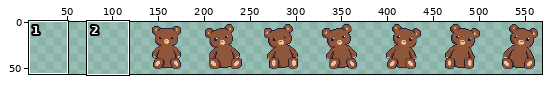
File history of a sprite sheet, aseprite_files/teddybear_boy.png. Above, an overview of the earlier version with the close-up marked.
Close-up. The starting point:
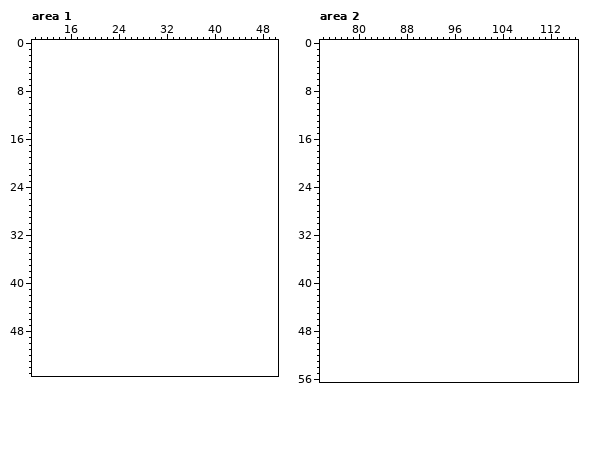
The file is 448x64 pixels. Shown: area 1: x 10..50, y 0..55; area 2: x 74..116, y 0..56. The old version is drawn lined up with the new one, on the new canvas. The wide view leaves out empty margins. The commit also changed other parts of the picture, which this record leaves out.
Now the later version:
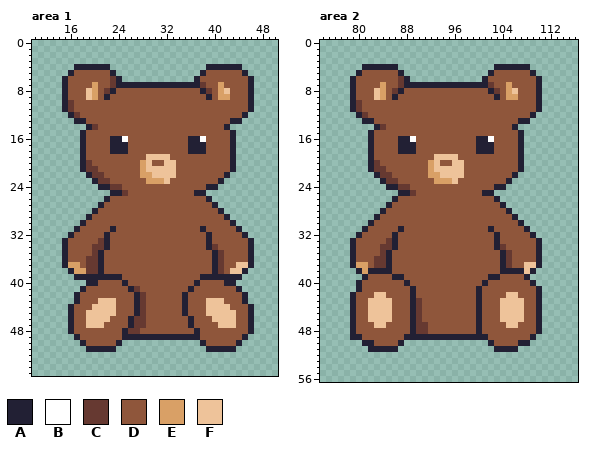
Palette (. is transparent): A #222034  B #ffffff  C #663931  D #8f563b  E #d9a066  F #eec39a
The edit:
canvas 448x64 -> 576x64, the old top-left corner now at 128,0
--- area 1
@@ x 10..50 @@
  3 .........................................
- 4 .........................................
- 5 .........................................
- 6 .........................................
- 7 .........................................
- 8 .........................................
- 9 .........................................
-10 .........................................
-11 .........................................
-12 .........................................
-13 .........................................
-14 .........................................
-15 .........................................
-16 .........................................
-17 .........................................
-18 .........................................
-19 .........................................
-20 .........................................
-21 .........................................
-22 .........................................
-23 .........................................
-24 .........................................
-25 .........................................
-26 .........................................
-27 .........................................
-28 .........................................
-29 .........................................
-30 .........................................
-31 .........................................
-32 .........................................
-33 .........................................
-34 .........................................
-35 .........................................
-36 .........................................
-37 .........................................
-38 .........................................
-39 .........................................
-40 .........................................
-41 .........................................
-42 .........................................
-43 .........................................
-44 .........................................
-45 .........................................
-46 .........................................
-47 .........................................
-48 .........................................
-49 .........................................
-50 .........................................
-51 .........................................
+ 4 .......AAAAAA................AAAAAA......
+ 5 ......ADDDDDDA..............ADDDDDDA.....
+ 6 .....ADDDDDDDCA............ADDDDDDDDA....
+ 7 .....ADDDDEDDCAAAAAAAAAAAAAACDDEDDDDA....
+ 8 .....ADDDFEDCADDDDDDDDDDDDDDACDEFDDDA....
+ 9 .....ADDDFEDADDDDDDDDDDDDDDDDADEEDDDA....
+10 .....ACDDDDDDDDDDDDDDDDDDDDDDDDDDDDDA....
+11 .....ACDDDDDDDDDDDDDDDDDDDDDDDDDDDDDA....
+12 ......ACDDDDDDDDDDDDDDDDDDDDDDDDDDDA.....
+13 .......AADDDDDDDDDDDDDDDDDDDDDDDDAA......
+14 .........ACDDDDDDDDDDDDDDDDDDDDDA........
+15 ........ADDDDDDDDDDDDDDDDDDDDDDDDA.......
+16 ........ADDDDAABDDDDDDDDDDAABDDDDA.......
+17 ........ADDDDAAADDDDDDDDDDAAADDDDA.......
+18 ........ADDDDAAADDDDDDDDDDAAADDDDA.......
+19 ........ADDDDDDDDDDFFFFDDDDDDDDDDA.......
+20 ........ACDDDDDDDDEFDDFFDDDDDDDDDA.......
+21 ........ACCDDDDDDDEFFFFFDDDDDDDDDA.......
+22 .........ACCDDDDDDEEFFFFDDDDDDDDA........
+23 ..........ACCDDDDDDEEEFDDDDDDDDA.........
+24 ...........AACCDDDDDDDDDDDDDDAA..........
+25 .............AACDDDDDDDDDDDAA............
+26 ............ADDDDDDDDDDDDDDDDA...........
+27 ...........ADDDDDDDDDDDDDDDDDDA..........
+28 ..........ADDDDDDDDDDDDDDDDDDDDA.........
+29 .........ADDDDDDDDDDDDDDDDDDDDDDA........
+30 ........ADDDDDDDDDDDDDDDDDDDDDDDDA.......
+31 .......ADDDDDADDDDDDDDDDDDDDADDDDDA......
+32 ......ADDDDDADDDDDDDDDDDDDDDDADDDDDA.....
+33 .....ADDDDDCADDDDDDDDDDDDDDDDADDDDDDA....
+34 .....ADDDDCCADDDDDDDDDDDDDDDDACDDDDDA....
+35 .....ADDDDCADDDDDDDDDDDDDDDDDDACDDDDA....
+36 .....ADDDCCADDDDDDDDDDDDDDDDDDACDDDDA....
+37 .....AEEDCCADDDDDDDDDDDDDDDDDDACDDFFA....
+38 ......AEECCADDDDDDDDDDDDDDDDDDACDFFA.....
+39 .......AAAAAAAADDDDDDDDDDDDDAAAAAAA......
+40 .........AADDDDADDDDDDDDDDDADDDDAA.......
+41 ........ADDDDDDDACDDDDDDDDADDDDDDDA......
+42 .......ADDDDDDDDDACDDDDDDADDDDDDDDDA.....
+43 .......ADDDFFFDDDACDDDDDDADDDFFFDDDA.....
+44 ......ADDDFFFFDDDACDDDDDDADDDFFFFDDDA....
+45 ......ADDFFFFFDDDACDDDDDDADDDFFFFFDDA....
+46 ......ADDFFFFDDDACCDDDDDDDADDDFFFFDDA....
+47 ......ADDFFFDDDDACCDDDDDDDADDDDFFFDDA....
+48 ......ADDDDDDDDACCDDDDDDDDDADDDDDDDDA....
+49 .......ADDDDDDDAAAAAAAAAAAAADDDDDDDA.....
+50 ........ADDDDDA.............ADDDDDA......
+51 .........AAAAA...............AAAAA.......
 52 .........................................
--- area 2
@@ x 74..116 @@
  3 ...........................................
- 4 ...........................................
- 5 ...........................................
- 6 ...........................................
- 7 ...........................................
- 8 ...........................................
- 9 ...........................................
-10 ...........................................
-11 ...........................................
-12 ...........................................
-13 ...........................................
-14 ...........................................
-15 ...........................................
-16 ...........................................
-17 ...........................................
-18 ...........................................
-19 ...........................................
-20 ...........................................
-21 ...........................................
-22 ...........................................
-23 ...........................................
-24 ...........................................
-25 ...........................................
-26 ...........................................
-27 ...........................................
-28 ...........................................
-29 ...........................................
-30 ...........................................
-31 ...........................................
-32 ...........................................
-33 ...........................................
-34 ...........................................
-35 ...........................................
-36 ...........................................
-37 ...........................................
-38 ...........................................
-39 ...........................................
-40 ...........................................
-41 ...........................................
-42 ...........................................
-43 ...........................................
-44 ...........................................
-45 ...........................................
-46 ...........................................
-47 ...........................................
-48 ...........................................
-49 ...........................................
-50 ...........................................
-51 ...........................................
+ 4 .......AAAAAA................AAAAAA........
+ 5 ......ADDDDDDA..............ADDDDDDA.......
+ 6 .....ADDDDDDDCA............ADDDDDDDDA......
+ 7 .....ADDDDEDDCAAAAAAAAAAAAAACDDEDDDDA......
+ 8 .....ADDDFEDCADDDDDDDDDDDDDDACDEFDDDA......
+ 9 .....ADDDFEDADDDDDDDDDDDDDDDDADEEDDDA......
+10 .....ACDDDDDDDDDDDDDDDDDDDDDDDDDDDDDA......
+11 .....ACDDDDDDDDDDDDDDDDDDDDDDDDDDDDDA......
+12 ......ACDDDDDDDDDDDDDDDDDDDDDDDDDDDA.......
+13 .......AADDDDDDDDDDDDDDDDDDDDDDDDAA........
+14 .........ACDDDDDDDDDDDDDDDDDDDDDA..........
+15 ........ADDDDDDDDDDDDDDDDDDDDDDDDA.........
+16 ........ADDDDAABDDDDDDDDDDAABDDDDA.........
+17 ........ADDDDAAADDDDDDDDDDAAADDDDA.........
+18 ........ADDDDAAADDDDDDDDDDAAADDDDA.........
+19 ........ADDDDDDDDDDFFFFDDDDDDDDDDA.........
+20 ........ACDDDDDDDDEFDDFFDDDDDDDDDA.........
+21 ........ACCDDDDDDDEFFFFFDDDDDDDDDA.........
+22 .........ACCDDDDDDEEFFFFDDDDDDDDA..........
+23 ..........ACCDDDDDDEEEFDDDDDDDDA...........
+24 ...........AACCDDDDDDDDDDDDDDAA............
+25 .............AACDDDDDDDDDDDAA..............
+26 ............ADDDDDDDDDDDDDDDDA.............
+27 ...........ADDDDDDDDDDDDDDDDDDA............
+28 ..........ADDDDDDDDDDDDDDDDDDDDA...........
+29 .........ADDDDDDDDDDDDDDDDDDDDDDA..........
+30 ........ADDDDDDDDDDDDDDDDDDDDDDDDA.........
+31 .......ADDDDDADDDDDDDDDDDDDDADDDDDA........
+32 ......ADDDDDADDDDDDDDDDDDDDDDADDDDDA.......
+33 .....ADDDDDCADDDDDDDDDDDDDDDDADDDDDDA......
+34 .....ADDDDCCADDDDDDDDDDDDDDDDACDDDDDA......
+35 .....ADDDDCADDDDDDDDDDDDDDDDDDACDDDDA......
+36 .....ADDDCCADDDDDDDDDDDDDDDDDDACDDDDA......
+37 .....AEEDCCADDDDDDDDDDDDDDDDDDACDDFFA......
+38 ......AEAAAADDDDDDDDDDDDDDDDDDAAAAFA.......
+39 .......ADDDDAADDDDDDDDDDDDDDAADDDDA........
+40 ......ADDDDDDDADDDDDDDDDDDDADDDDDDDA.......
+41 ......ADDDDDDDDADDDDDDDDDDADDDDDDDDDA......
+42 .....ADDDFFDDDDADDDDDDDDDDADDDDFFDDDA......
+43 .....ADDFFFFDDDACDDDDDDDDDADDDFFFFDDA......
+44 .....ADDFFFFDDDACDDDDDDDDDADDDFFFFDDA......
+45 .....ADDFFFFDDDACDDDDDDDDDADDDFFFFDDA......
+46 .....ADDFFFFDDDACDDDDDDDDDADDDFFFFDDA......
+47 .....ADDDFFDDDDACCDDDDDDDDADDDDFFDDDA......
+48 .....ADDDDDDDDDACCDDDDDDDDADDDDDDDDDA......
+49 .....AADDDDDDDAAAAAAAAAAAAAADDDDDDDA.......
+50 .......AADDDDA..............ADDDDAA........
+51 ........AAAAA................AAAA..........
 52 ...........................................
Where, in picture pixels (left, top, right, bottom), the same in both close-ups:
added: (62, 64, 254, 352)
added: (350, 64, 542, 352)
